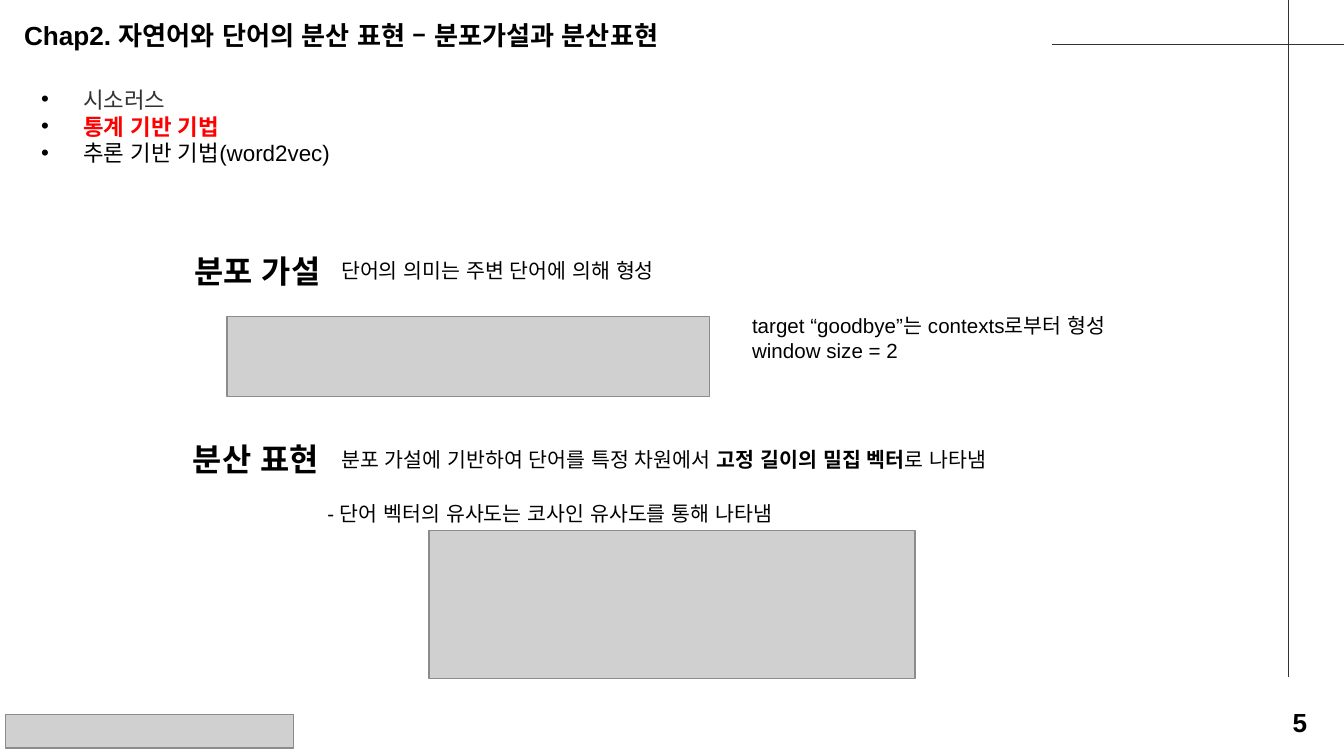
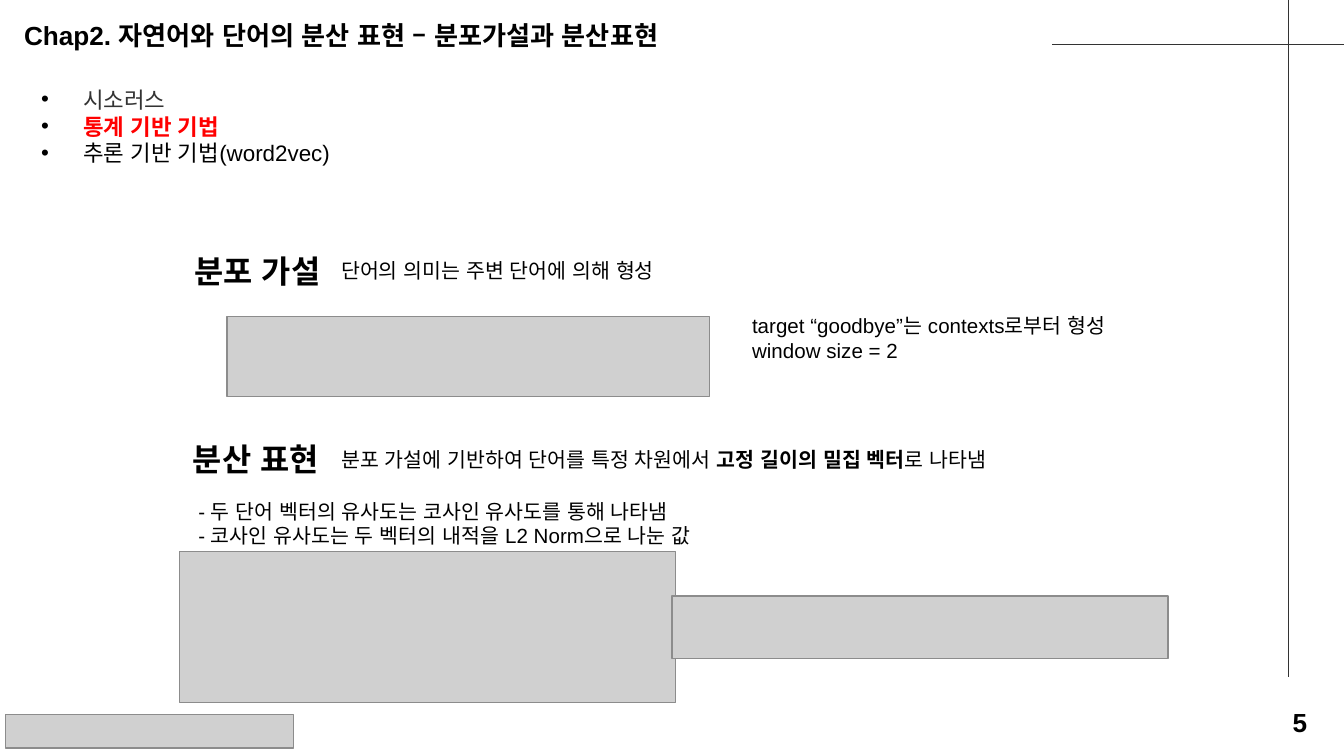
Before and after one commit to seungdeng/Deep-Learning-from-Scratch, a slide deck: slide 5 of study/발표자료/20250220_밑딥2_이승건_chap2345발표자료.pptx. Drawn at 1344x756 pixels with LibreOffice and Linux fonts; fonts in the diff are those of the drawing; grey boxes stand for pictures. Boxes give left, top, right and bottom in pixels: in the first picture for what was removed or moved away, otherwise in the second. Text is boxed around its words. In the diff, an @@ line names an element or a change of style, - is before the commit and + after.

```diff
--- a/study/발표자료/20250220_밑딥2_이승건_chap2345발표자료.pptx
+++ b/study/발표자료/20250220_밑딥2_이승건_chap2345발표자료.pptx
@@ text at bbox=[211, 502, 690, 545]: text changed @@
-- 단어 벡터의 유사도는 코사인 유사도를 통해 나타냄
+- 두 단어 벡터의 유사도는 코사인 유사도를 통해 나타냄
+- 코사인 유사도는 두 벡터의 내적을 L2 Norm으로 나눈 값
@@ picture: place and size @@
-picture at bbox=[429, 531, 915, 679]
+picture at bbox=[180, 551, 676, 703]
@@ picture added at bbox=[672, 595, 1168, 659] @@
```
Also in this commit, not shown: 12 other slides changed, 5 slides added, 1 slide removed.
